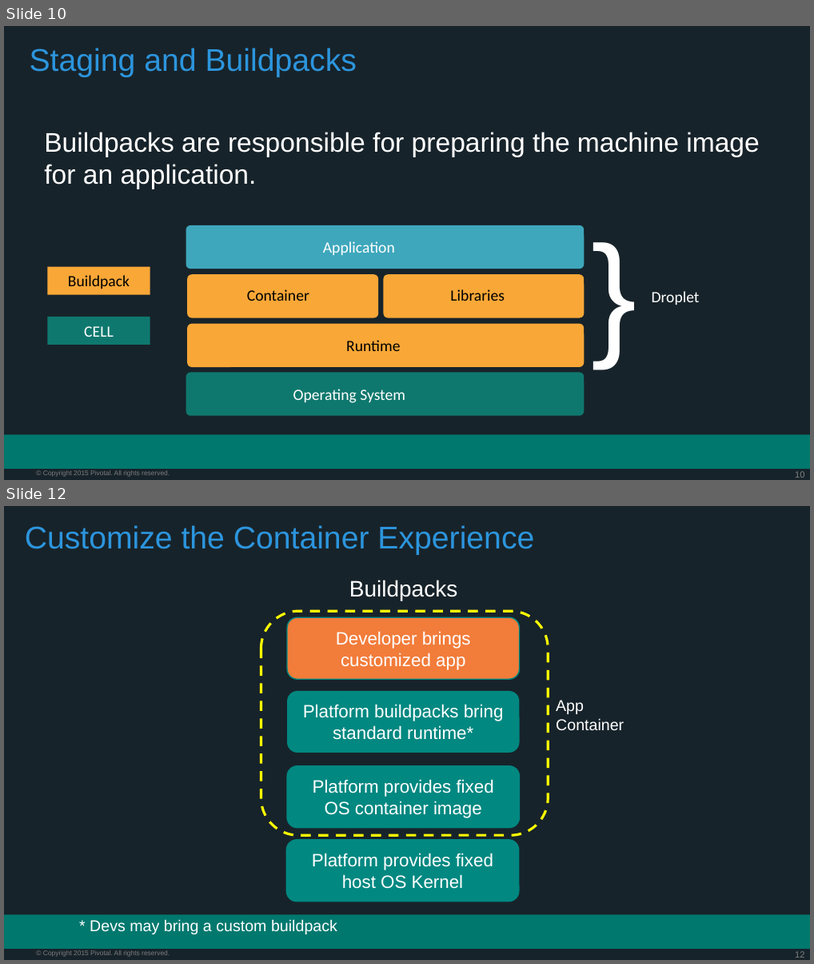
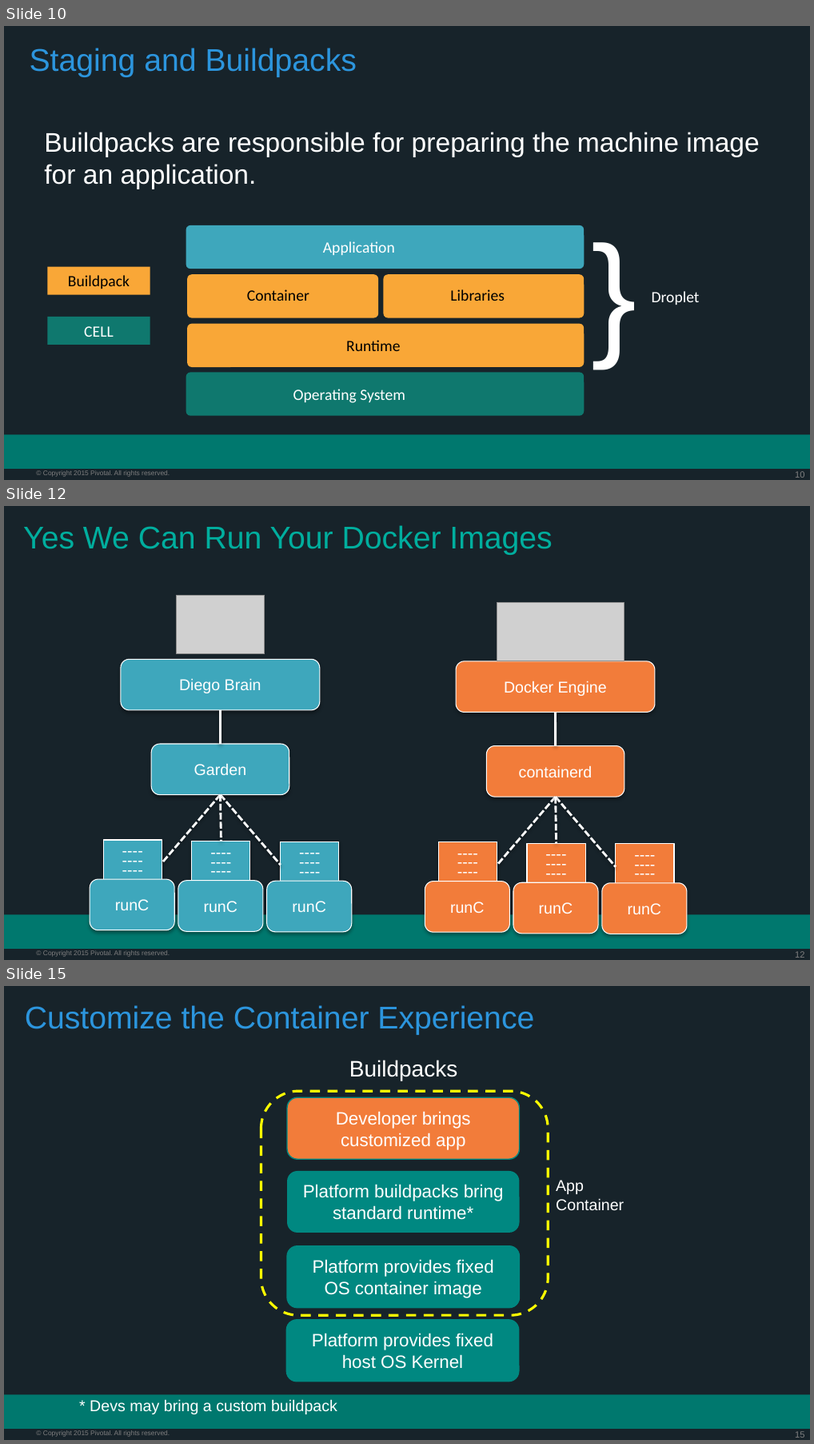
Before and after one commit to bbertka-pivotal/PCF-101-Workshop, a slide deck: presentations/PCF-Architecture.pptx. Shown one above the other, each under a label of ours: slides 10 and 12 before the commit, slides 10, 12 and 15 after it; the slides between them are not shown. The pictures are 814x964 and 814x1444 pixels, drawn with LibreOffice and Linux fonts; fonts in the diff are those of the drawing; grey boxes stand for pictures; background and template pictures are left out. Boxes give left, top, right and bottom in pixels: in the first picture for what was removed or moved away, otherwise in the second. Text is boxed around its words. In the diff, an @@ line names an element or a change of style, - is before the commit and + after.

```diff
--- a/presentations/PCF-Architecture.pptx
+++ b/presentations/PCF-Architecture.pptx
@@ slide 12 added at <box>4,506,810,960</box>, background #17232A; not listed: 3 template elements that a slide beside it also shows @@
@@ title added at <box>23,525,552,555</box>, 28 pt, text #00AE9E @@
+Yes We Can Run Your Docker Images
@@ group added at <box>90,595,351,932</box>: 5 rounded rectangles, 4 lines, 3 rectangles, 1 picture @@
+Diego Brain
+Garden
+----
+----
+----
+runC
+----
+----
+----
+runC
+----
+----
+----
+runC
@@ group added at <box>425,602,687,933</box>: 5 rounded rectangles, 4 lines, 3 rectangles, 1 picture @@
+Docker Engine
+containerd
+----
+----
+----
+runC
+----
+----
+----
+runC
+----
+----
+----
+runC
@@ what was slide 12 is now slide 15 @@
```
Also in this commit, not shown: 1 slide changed, 3 other slides added, 1 slide removed.
